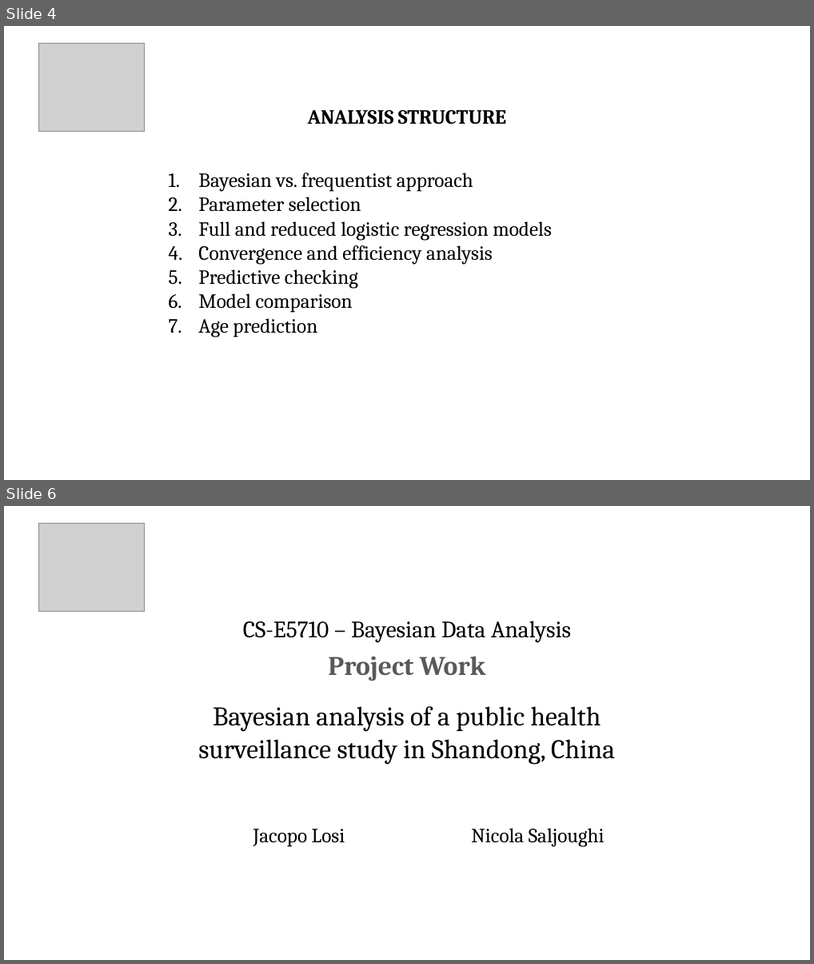
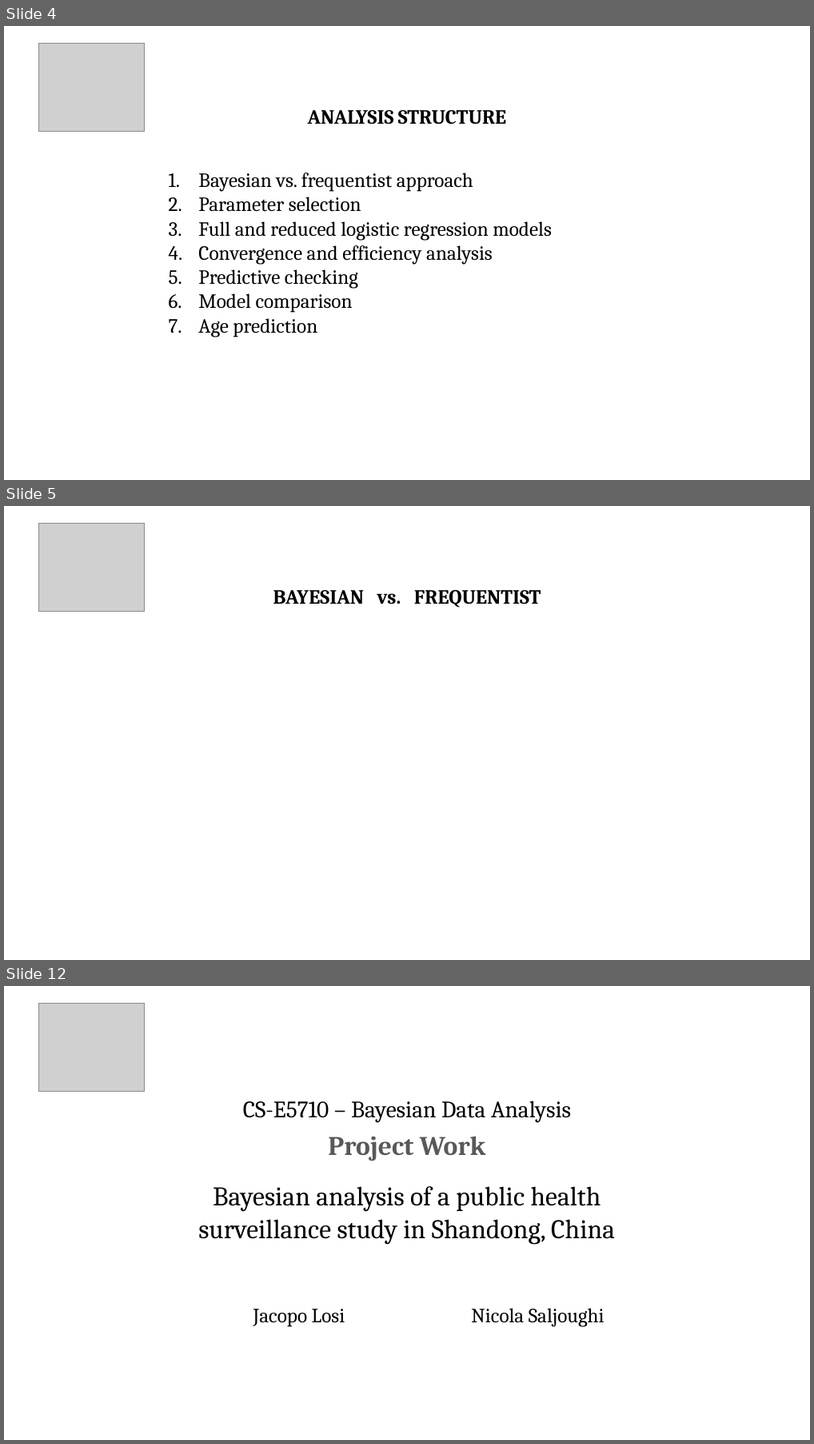
Before and after one commit to Losijacopo/Bayesian_data_ananlysis_project, a slide deck: last_presentation.pptx. Shown one above the other, each under a label of ours: slides 4 and 6 before the commit, slides 4, 5 and 12 after it; the slides between them are not shown. The pictures are 814x964 and 814x1444 pixels, drawn with LibreOffice and Linux fonts; fonts in the diff are those of the drawing; grey boxes stand for pictures. Boxes give left, top, right and bottom in pixels: in the first picture for what was removed or moved away, otherwise in the second. Text is boxed around its words. In the diff, an @@ line names an element or a change of style, - is before the commit and + after.

```diff
--- a/last_presentation.pptx
+++ b/last_presentation.pptx
@@ slide 5 added at [4,506,810,960], background #FFFFFF @@
@@ picture added at [39,524,144,612] @@
@@ text added at [274,590,541,608], 24 pt, text #000000, bold @@
+BAYESIAN vs. FREQUENTIST
@@ what was slide 6 is now slide 12 @@
```
Also in this commit, not shown: 6 other slides added, 1 slide removed.
